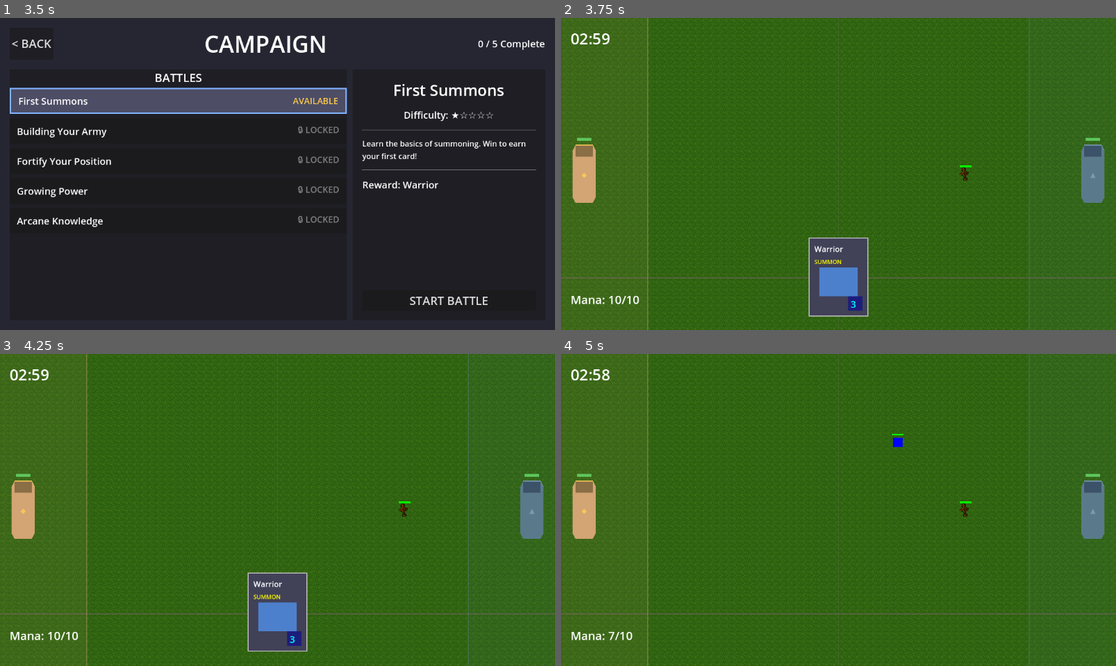
Above: before the commit, frames 1-4 (two rows, left to right).
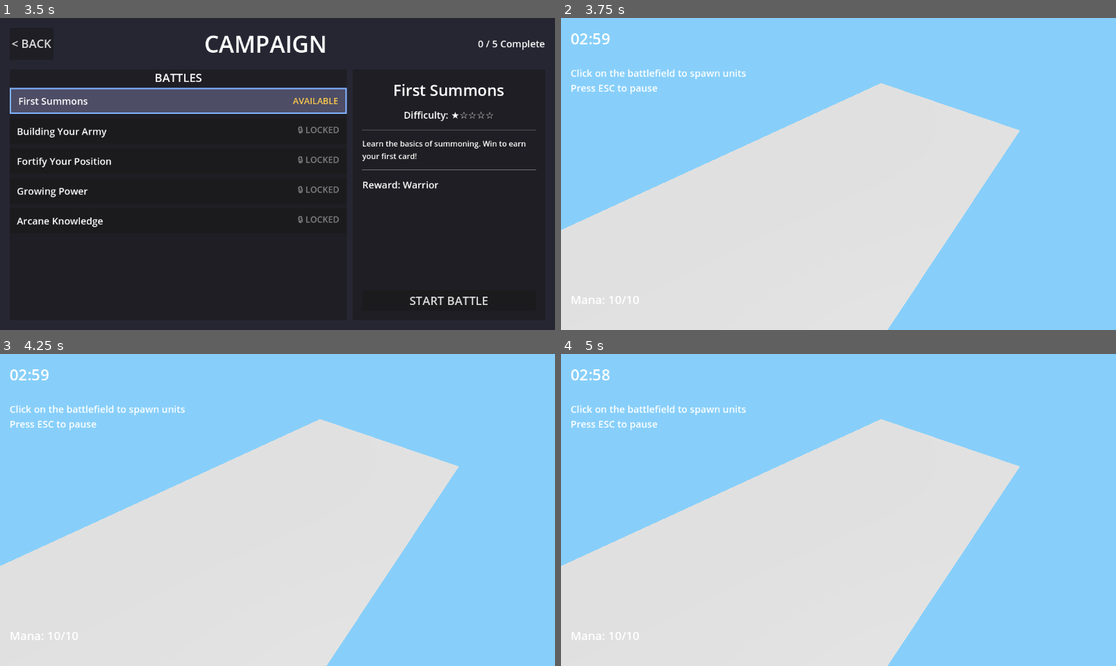
Above: after the commit, the same moments.

Repository: amari-charles/project-summoner
Game: Godot game, scene res://scenes/ui/main_menu.tscn
The game is run twice, just before and just after one commit, with the same random seed, the same clock (stepped at 60 frames per second) and the same inputs.
Inputs (mouse positions are in pixels of both pictures, inside the frame that each line leads up to):
- Up to frame 1 (3.5 s): click "PLAY" at 0.5 s; click "SELECT" at 1.25 s; click "CHOOSE WARRIOR" at 2 s; click (177, 99) at 2.75 s
- Up to frame 2 (3.75 s): click "START BATTLE" at 3.5 s
- Up to frame 3 (4.25 s): no input
- Up to frame 4 (5 s): tap Enter at 4.25 s; drag from (838, 612) to (894, 441) at 4.27 s

Frame 1 is identical in both runs. In frame 2, 100% of the frame differs, in the area x 0-100%, y 0-100%; in frame 3, 100%; in frame 4, 100%.

Commit message:
Update campaign to use 3D battlefield
Campaign battles now launch test_game_3d.tscn instead of test_game.tscn,
enabling the new 2.5D rendering system for all campaign battles.

🤖 Generated with [Claude Code](https://claude.com/claude-code)

Co-Authored-By: Claude <noreply@anthropic.com>

Diff:
--- a/scripts/ui/campaign_screen.gd
+++ b/scripts/ui/campaign_screen.gd
@@ -246,8 +246,8 @@
 			profile["campaign_progress"]["current_battle"] = selected_battle_id
 			get_node("/root/ProfileRepo").save_profile(true)  # Force immediate save
 
-	# Launch battle scene
-	get_tree().change_scene_to_file("res://scenes/battlefield/test_game.tscn")
+	# Launch battle scene (using 3D battlefield)
+	get_tree().change_scene_to_file("res://scenes/battlefield/test_game_3d.tscn")
 
 ## =============================================================================
 ## NAVIGATION
